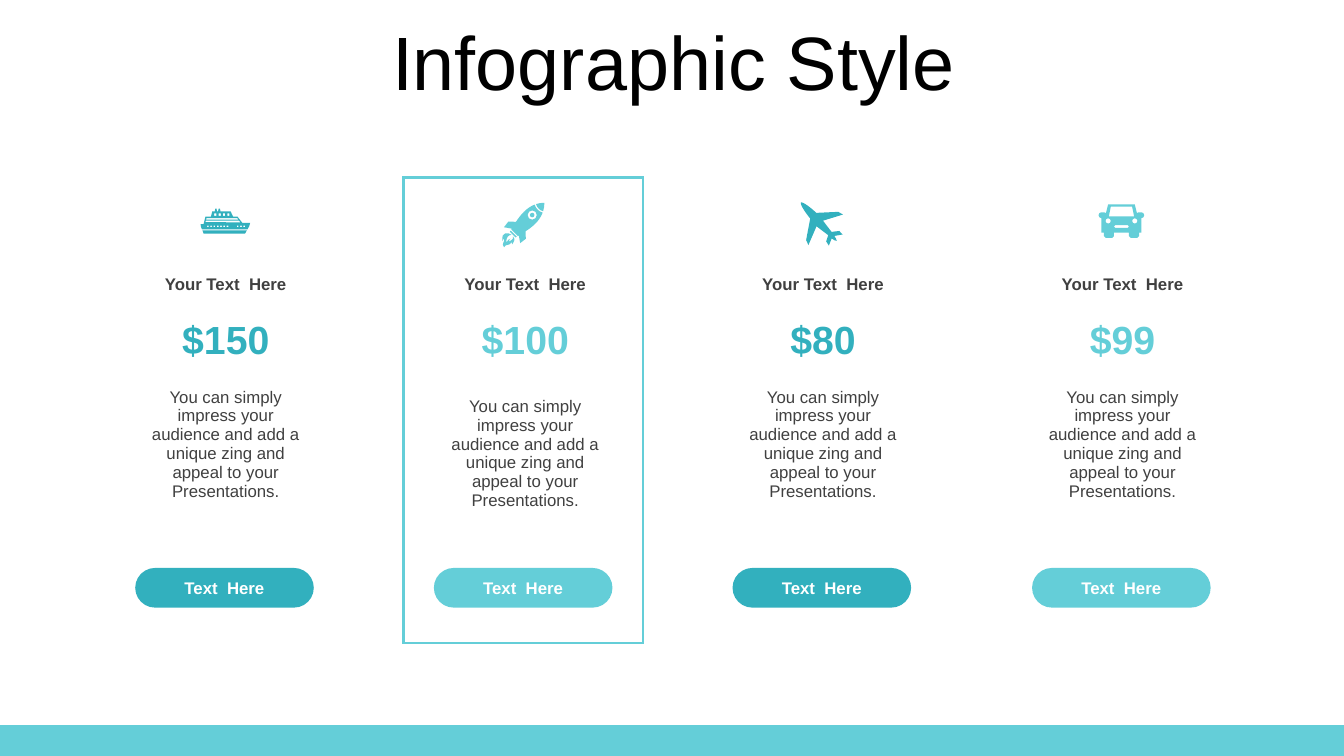
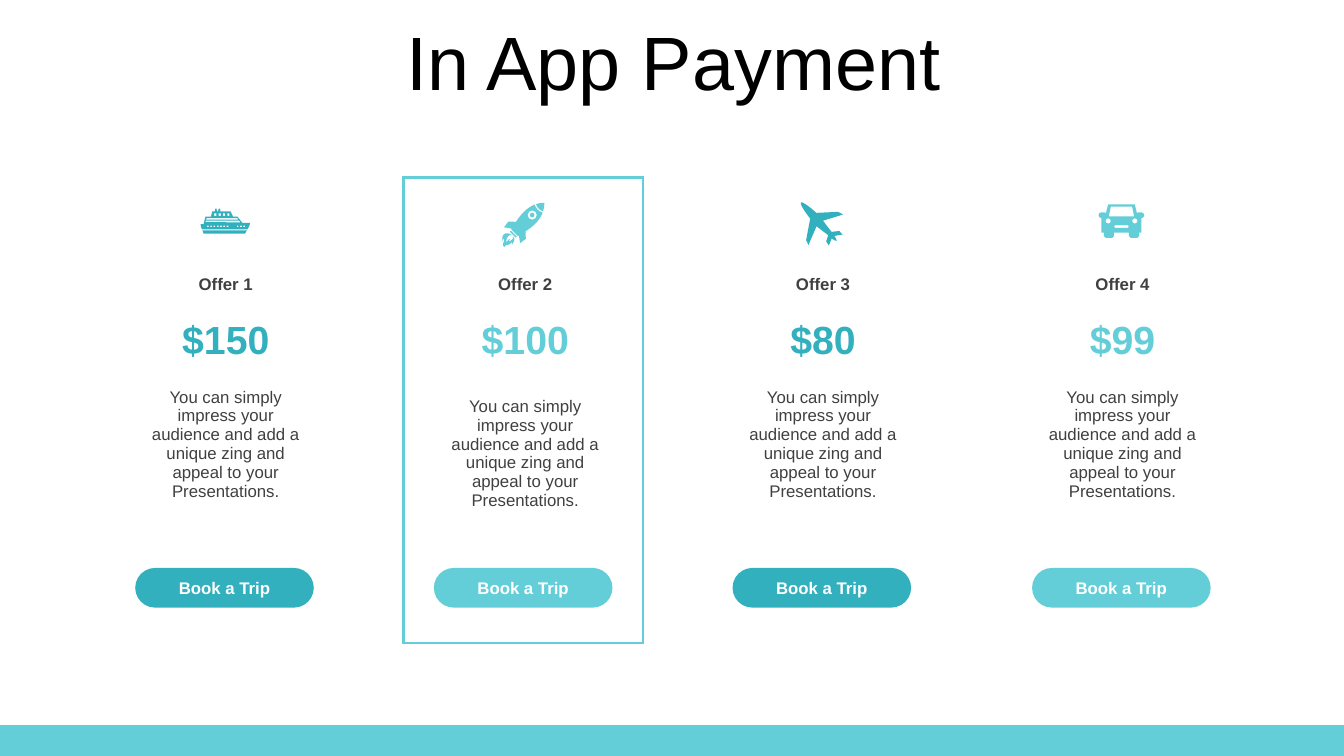
Before and after one commit to bdp-yk/hackathon, a slide deck: slide 8 of World-Travel-Concept-PowerPoint-Templates.pptx. Drawn at 1344x756 pixels with LibreOffice and Linux fonts; fonts in the diff are those of the drawing; background and template pictures are left out. Boxes give left, top, right and bottom in pixels: in the first picture for what was removed or moved away, otherwise in the second. Text is boxed around its words. In the diff, an @@ line names an element or a change of style, - is before the commit and + after.

```diff
--- a/World-Travel-Concept-PowerPoint-Templates.pptx
+++ b/World-Travel-Concept-PowerPoint-Templates.pptx
@@ text at (407,38,940,104): text changed @@
-Infographic Style
+In App Payment
@@ table at (104,177,345,643) @@
-row 2, column 2: Your Text Here
+row 2, column 2: Offer 1
@@ table at (403,177,642,643) @@
-row 2, column 2: Your Text Here
+row 2, column 2: Offer 2
@@ table at (702,177,943,643) @@
-row 2, column 2: Your Text Here
+row 2, column 2: Offer 3
@@ table at (1001,177,1242,643) @@
-row 2, column 2: Your Text Here
+row 2, column 2: Offer 4
@@ text at (179,582,270,598): text changed @@
-Text Here
+Book a Trip
@@ text at (477,582,569,598): text changed @@
-Text Here
+Book a Trip
@@ text at (776,582,868,598): text changed @@
-Text Here
+Book a Trip
@@ text at (1076,582,1167,598): text changed @@
-Text Here
+Book a Trip
```
Also in this commit, not shown: 5 other slides changed, 3 slides added, 46 slides removed, 5 other files.
